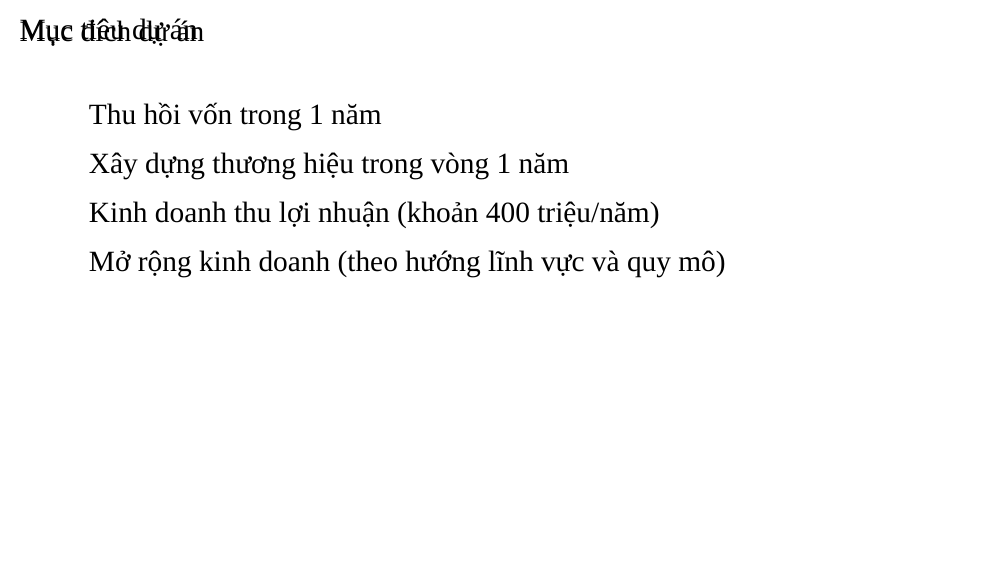
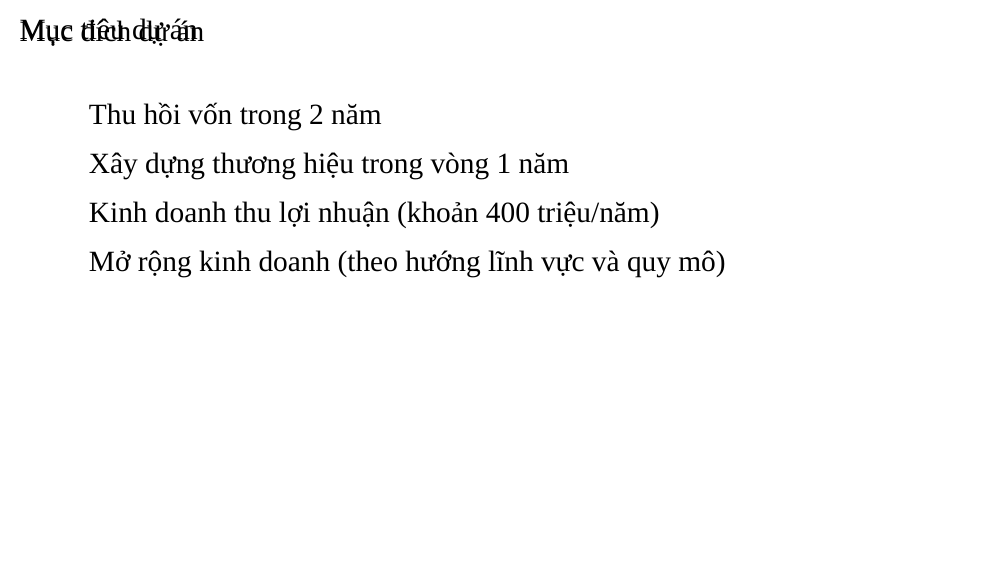
Before and after one commit to aokidai/Sangtaodoimoi, a slide deck: slide 6 of đổi mới sáng tạo.pptx. Drawn at 1008x567 pixels with LibreOffice and Linux fonts; fonts in the diff are those of the drawing. Boxes give left, top, right and bottom in pixels: in the first picture for what was removed or moved away, otherwise in the second. Text is boxed around its words. In the diff, an @@ line names an element or a change of style, - is before the commit and + after.

```diff
--- a/đổi mới sáng tạo.pptx
+++ b/đổi mới sáng tạo.pptx
@@ text at (x1=89, y1=102, x2=382, y2=130): text changed @@
-Thu hồi vốn trong 1 năm
+Thu hồi vốn trong 2 năm
```
Also in this commit, not shown: 11 other slides changed, 2 slides removed, 5 other files.
